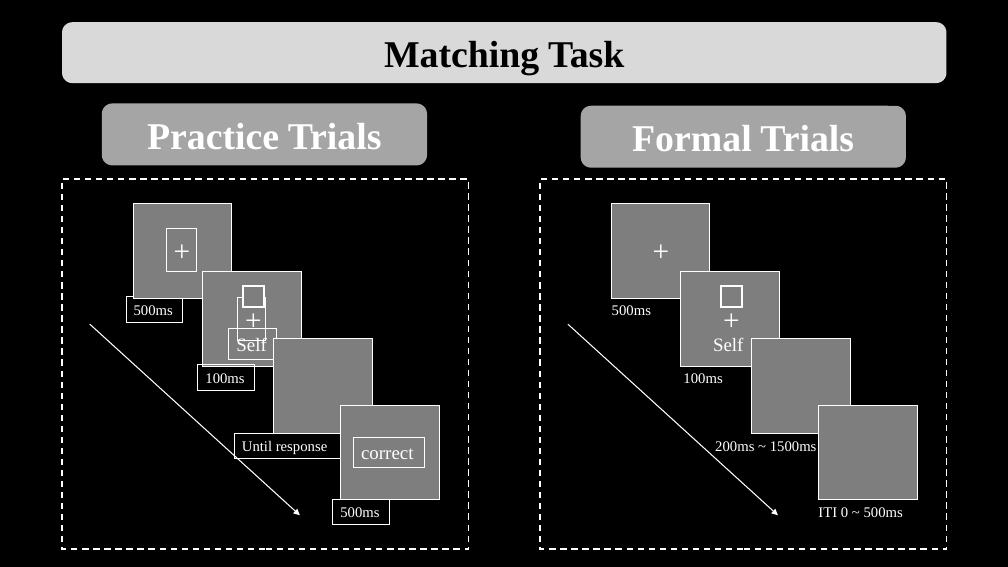
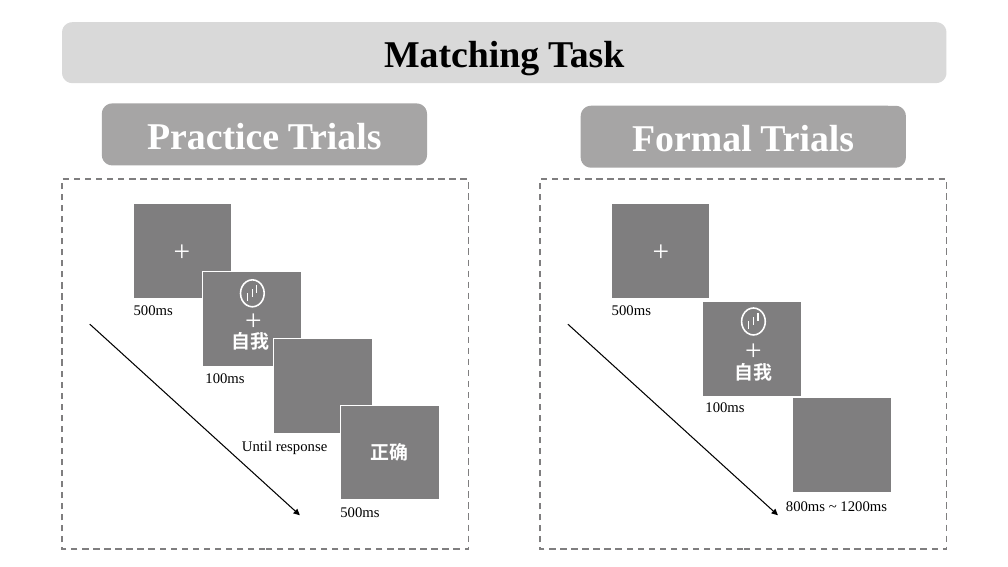
Before and after one commit to Chuan-Peng-Lab/ReliabilitySPE, a slide deck: slide 5 of 1_Protocol/1_2_Planned_Analysis/1_2_2_OUTPUT/SALT.pptx. Drawn at 1008x567 pixels with LibreOffice and Linux fonts; fonts in the diff are those of the drawing. Boxes give left, top, right and bottom in pixels: in the first picture for what was removed or moved away, otherwise in the second. Text is boxed around its words. In the diff, an @@ line names an element or a change of style, - is before the commit and + after.

```diff
--- a/1_Protocol/1_2_Planned_Analysis/1_2_2_OUTPUT/SALT.pptx
+++ b/1_Protocol/1_2_Planned_Analysis/1_2_2_OUTPUT/SALT.pptx
@@ background #000000 to #FFFFFF @@
@@ rectangle at bbox=[62, 179, 468, 550]: outline #FFFFFF 1.5 pt dashed to #7F7E7F 1.5 pt dashed @@
@@ rectangle at bbox=[540, 179, 946, 550]: outline #FFFFFF 1.5 pt dashed to #7F7E7F 1.5 pt dashed @@
@@ rectangle removed at bbox=[243, 286, 264, 307] @@
@@ group added at bbox=[240, 280, 264, 307]: 3 lines, 1 ellipse @@
@@ text "500ms" at bbox=[612, 305, 651, 315]: text colour #FFFFFF to #000000 @@
@@ rectangle removed at bbox=[721, 286, 743, 307] @@
@@ arrow (90, 324) - (300, 516): stroke #FFFFFF 1 pt to #000000 1 pt @@
@@ outline #FFFFFF 0.75 pt to none in 4 elements at bbox=[370, 443, 408, 461], bbox=[166, 228, 197, 271], bbox=[237, 298, 265, 341], bbox=[231, 332, 269, 350] @@
@@ text "自我": place and size @@
-text "自我" at bbox=[229, 329, 277, 359]
+text "自我" at bbox=[231, 332, 269, 350]
@@ arrow (568, 324) - (778, 516): stroke #FFFFFF 1 pt to #000000 1 pt @@
@@ 2 texts, 1 rectangle: place and size @@
-2 texts, 1 rectangle at bbox=[681, 272, 780, 383]
+2 texts, 1 rectangle at bbox=[702, 302, 802, 412]
@@ group added at bbox=[742, 308, 765, 335]: 3 lines, 1 ellipse @@
@@ text at bbox=[231, 332, 269, 350]: text changed; bold on @@
-Self
+自我
@@ text at bbox=[734, 363, 772, 381]: text changed; bold on @@
-Self
+自我
@@ text "100ms" at bbox=[705, 402, 744, 412]: text colour #FFFFFF to #000000 @@
@@ rectangle: place and size @@
-rectangle at bbox=[752, 339, 851, 433]
+rectangle at bbox=[792, 398, 892, 492]
@@ rectangle removed at bbox=[819, 405, 918, 500] @@
@@ 5 texts: place and size @@
-5 texts at bbox=[126, 297, 425, 526]
+5 texts at bbox=[134, 305, 408, 517]
@@ text at bbox=[370, 443, 408, 461]: text changed; bold on @@
-correct
+正确
@@ text colour #FFFFFF to #000000; outline #FFFFFF 0.75 pt to none in 4 elements at bbox=[134, 305, 173, 315], bbox=[205, 373, 244, 383], bbox=[242, 440, 327, 454], bbox=[340, 507, 379, 517] @@
@@ text at bbox=[786, 501, 887, 511]: text changed; text colour #FFFFFF to #000000 @@
-200ms ~ 1500ms
+800ms ~ 1200ms
@@ text removed at bbox=[818, 507, 903, 517] @@
-ITI 0 ~ 500ms
```
Also in this commit, not shown: 3 other slides changed, 3 slides added, 5 slides removed, 7 other files.
